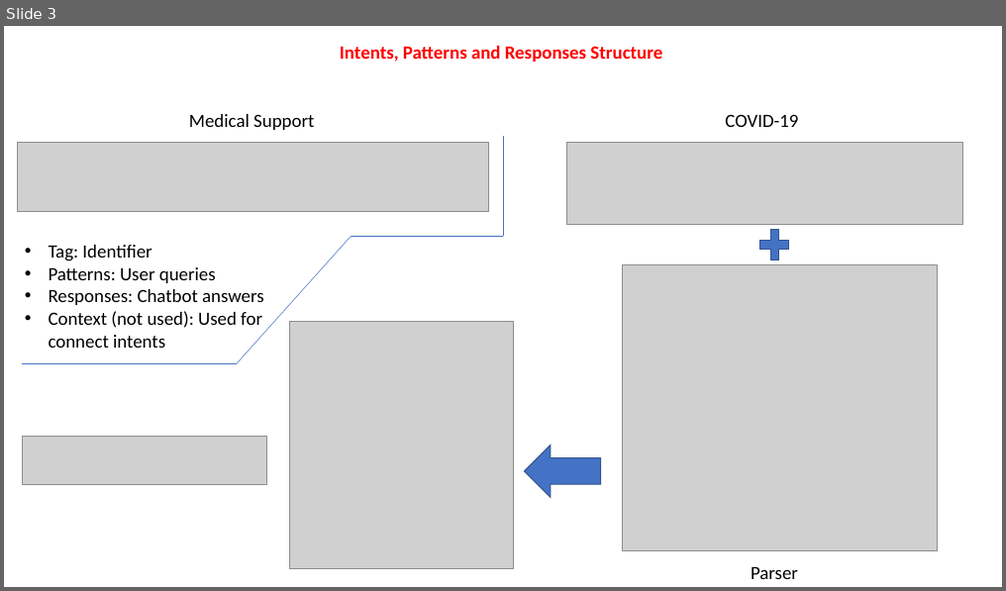
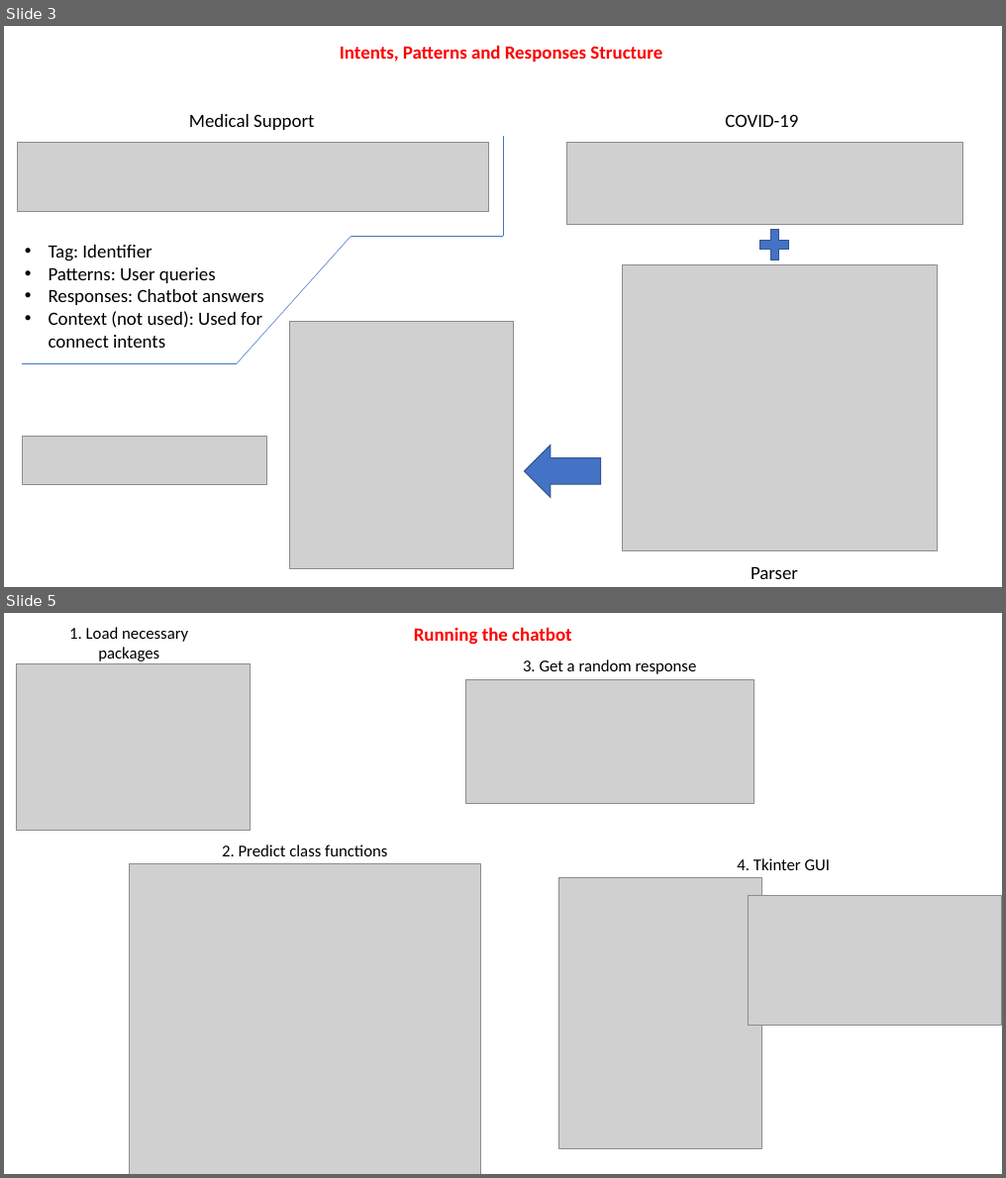
Before and after one commit to Alanespartan/Deep-Learning-Chatbot-Project, a slide deck: presentation.pptx. Shown one above the other, each under a label of ours: slide 3 before the commit, slides 3 and 5 after it; the slides between them are not shown. The pictures are 1006x591 and 1006x1178 pixels, drawn with LibreOffice and Linux fonts; fonts in the diff are those of the drawing; grey boxes stand for pictures. Boxes give left, top, right and bottom in pixels: in the first picture for what was removed or moved away, otherwise in the second. Text is boxed around its words. In the diff, an @@ line names an element or a change of style, - is before the commit and + after.

```diff
--- a/presentation.pptx
+++ b/presentation.pptx
@@ slide 5 added at <box>4,613,1002,1174</box>, background #FFFFFF @@
@@ text added at <box>69,627,188,662</box>, 16 pt, text #000000 @@
+1. Load necessary packages
@@ text added at <box>414,627,572,645</box>, 18 pt, text #FF0000, bold @@
+Running the chatbot
@@ picture added at <box>16,663,251,830</box> @@
@@ text added at <box>523,660,697,674</box>, 16 pt, text #000000 @@
+3. Get a random response
@@ picture added at <box>466,679,754,803</box> @@
@@ text added at <box>222,845,387,857</box>, 16 pt, text #000000 @@
+2. Predict class functions
@@ picture added at <box>129,864,481,1174</box> @@
@@ picture added at <box>559,878,761,1149</box> @@
@@ text added at <box>737,859,831,870</box>, 16 pt, text #000000 @@
+4. Tkinter GUI
@@ picture added at <box>748,896,1001,1026</box> @@
```
Also in this commit, not shown: 2 other slides added, 1 slide removed.
